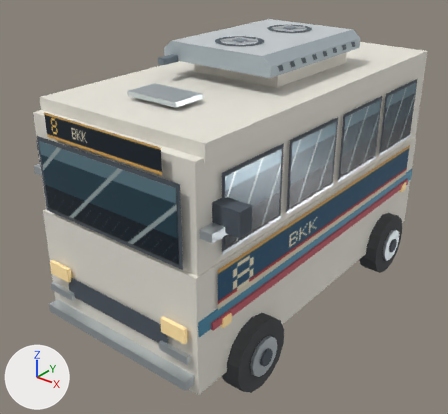
What one commit did to the glTF model test/assets/bangkok-city-bus.gltf.
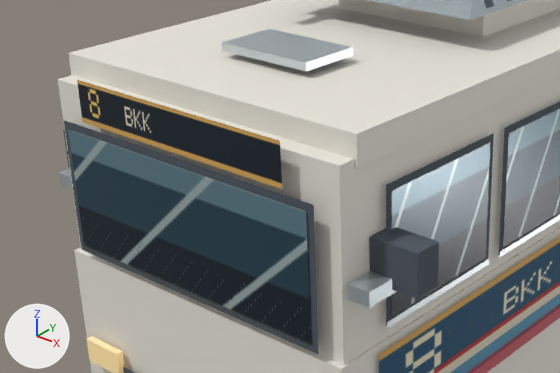
Each version is shown whole from a 50 mm camera at (3.89, -5.44, 4.38) aimed at (-0.17, -0.36, 1.23), then close up on the part from 0% to 72% of the width and 16% to 68% of the height. The axes (+X, +Y, +Z) are drawn at lower left. The lights are the same throughout. The older version's two pictures come first.

The first close-up shows 'Bangkok route 8 city bus - right-hand drive', 'Roof condenser HVAC'.
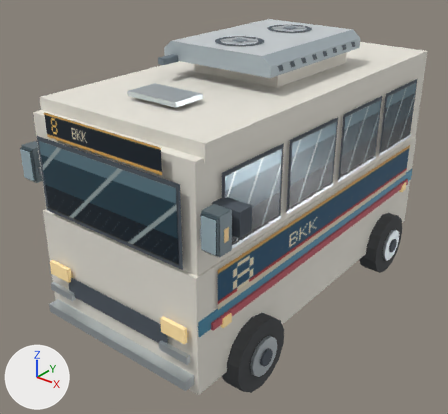
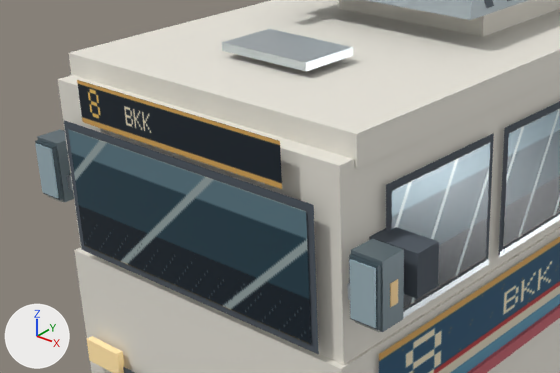
Commit message: art: add compact PBR side mirrors to primary Bangkok bus glTF

Location of each change, (x1, y1, x2, y2) in pixels of the close-ups (560 x 373 px):
'Paired Bangkok bus side mirrors and mounts', added: after (35, 129, 404, 332)

Patch to the scene script:
```diff
--- a/test/assets/bangkok-city-bus.gltf.py
+++ b/test/assets/bangkok-city-bus.gltf.py
@@ mat_bus_side_mirrors___weathered_pbr_shell__glass_and_amber_signal @@
+mat_bus_side_mirrors___weathered_pbr_shell__glass_and_amber_signal = bpy.data.materials.new('Bus side mirrors - weathered PBR shell, glass and amber signal')
+mat_bus_side_mirrors___weathered_pbr_shell__glass_and_amber_signal.use_nodes = True; mat_bus_side_mirrors___weathered_pbr_shell__glass_and_amber_signal.node_tree.nodes.clear()
+_N = mat_bus_side_mirrors___weathered_pbr_shell__glass_and_amber_signal.node_tree.nodes; _L = mat_bus_side_mirrors___weathered_pbr_shell__glass_and_amber_signal.node_tree.links
+n0 = _N.new('ShaderNodeBsdfPrincipled'); n0.name = 'Principled BSDF'
+n0.inputs[1].default_value = 0.38  # 'Metallic'
+n0.inputs[2].default_value = 0.43  # 'Roughness'
+n1 = _N.new('ShaderNodeOutputMaterial'); n1.name = 'Material Output'
+n2 = _N.new('ShaderNodeVertexColor'); n2.name = 'Color Attribute'
+_L.new(n0.outputs[0], n1.inputs[0])  # 'BSDF' to 'Surface'
+_L.new(n2.outputs[0], n0.inputs[0])  # 'Color' to 'Base Color'
@@ me_bangkok_bus_two_exterior_side_mirrors___shared_vertex_colors @@
+me_bangkok_bus_two_exterior_side_mirrors___shared_vertex_colors.from_pydata(...)  # 112 vertices, 168 faces; spans x -1.25..1.25, y -2.22..-2.04, z 1.91..2.27
+me_bangkok_bus_two_exterior_side_mirrors___shared_vertex_colors.materials.append(mat_bus_side_mirrors___weathered_pbr_shell__glass_and_amber_signal)
@@ ob_paired_bangkok_bus_side_mirrors_and_mounts @@
+ob_paired_bangkok_bus_side_mirrors_and_mounts = bpy.data.objects.new('Paired Bangkok bus side mirrors and mounts', me_bangkok_bus_two_exterior_side_mirrors___shared_vertex_colors)
+ob_paired_bangkok_bus_side_mirrors_and_mounts.location = (0.0, 0.0, 0.0)
```
